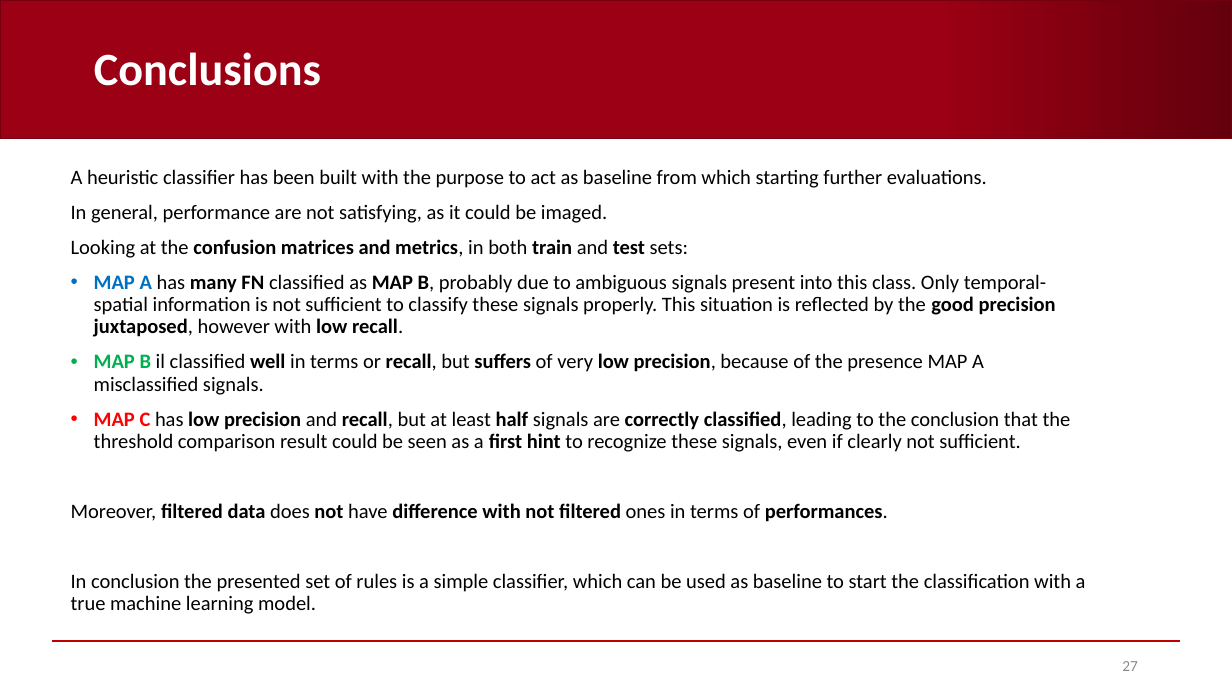
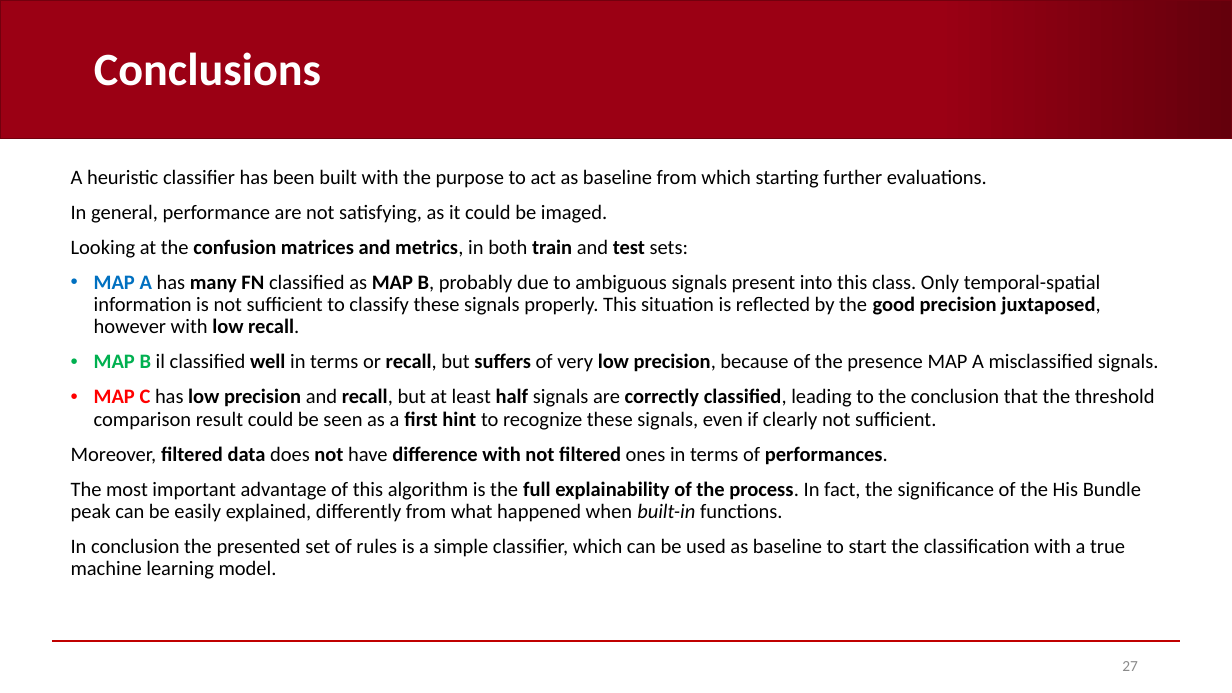
Before and after one commit to AndreaCorrado00/Tesi_magistrale_Corrado_Andrea, a slide deck: slide 27 of Documentation/5. Heuristic classifier strategy B.pptx. Drawn at 1232x693 pixels with LibreOffice and Linux fonts; fonts in the diff are those of the drawing; background and template pictures are left out. Boxes give left, top, right and bottom in pixels: in the first picture for what was removed or moved away, otherwise in the second. Text is boxed around its words. In the diff, an @@ line names an element or a change of style, - is before the commit and + after.

```diff
--- a/Documentation/5. Heuristic classifier strategy B.pptx
+++ b/Documentation/5. Heuristic classifier strategy B.pptx
@@ text at [71,481,1141,522]: paragraph added @@
+The most important advantage of this algorithm is the full explainability of the process. In fact, the significance of the His Bundle peak can be easily explained, differently from what happened when built-in functions.
```
Also in this commit, not shown: 3 other slides changed, 18 other files.
